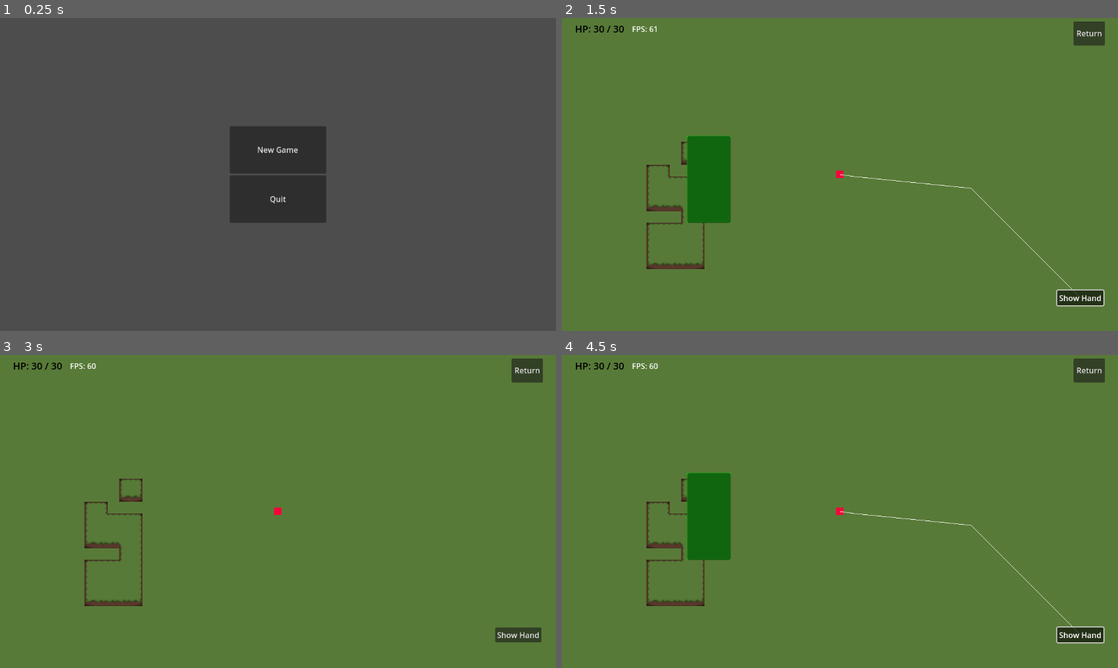
Above: before the commit, frames 1-4 (two rows, left to right).
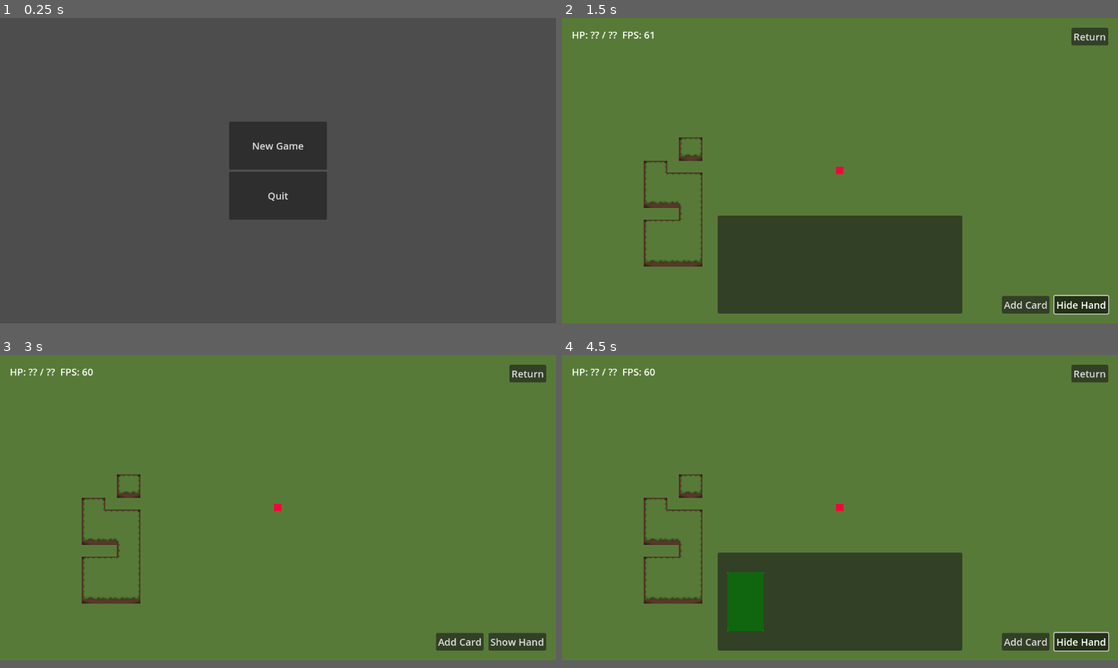
Above: after the commit, the same moments.

Repository: ftschirpke/wizards-and-warriors
Game: Godot game, scene res://scenes/menus/main_menu.tscn
Same seed, same stepped clock (60 frames per second), same inputs: the game is played once before the commit and once after it.
Inputs (mouse positions are in pixels of both pictures, inside the frame that each line leads up to):
- Up to frame 1 (0.25 s): no input
- Up to frame 2 (1.5 s): click "New Game" at 0.5 s; click "Show Hand" at 1.25 s
- Up to frame 3 (3 s): click "Return" at 2 s; click "New Game" at 2.75 s
- Up to frame 4 (4.5 s): click (1023, 649) at 3.5 s, where only the run after the commit has a clickable "Add Card"; click "Show Hand" at 4.25 s
In our replay, the window is 800x450 before the commit and 800x439 after it. These sizes can differ from the game's own. Grey fills any space a smaller window leaves; there, only what the larger window draws over its background counts as a difference.

The runs differ from the first frame. In frame 1, 0.8% of the frame differs, in the area x 41-59%, y 33-66%; in frame 2, 19%; in frame 3, 2.8%; in frame 4, 19%, in the area x 1-99%, y 1-95%.
Error after the commit: Parse Error: Class "PlayerChar" hides a global script class. (res://game_elements/characters/player.gd:2)

Commit message:
refactor: improve UI structure

Diff:
--- a/assets/main_menu_theme.tres
+++ /dev/null
@@ -1,3 +0,0 @@
-[gd_resource type="Theme" format=3 uid="uid://7mlqn3uyekwk"]
-
-[resource]
--- a/assets/main_theme.tres
+++ b/assets/main_theme.tres
@@ -1,3 +1,9 @@
 [gd_resource type="Theme" format=3 uid="uid://btp8qjf63v84o"]
 
 [resource]
+default_font_size = 20
+HBoxContainer/constants/separation = 10
+MarginContainer/constants/margin_bottom = 20
+MarginContainer/constants/margin_left = 20
+MarginContainer/constants/margin_right = 20
+MarginContainer/constants/margin_top = 20
--- a/game_elements/cards/Green_card.gd
+++ b/game_elements/cards/Green_card.gd
@@ -2,8 +2,8 @@
 
 # Called when the node enters the scene tree for the first time.
 func _ready():
-	pass  # Replace with function body.
+    pass  # Replace with function body.
 
 # Called every frame. 'delta' is the elapsed time since the previous frame.
 func _process(delta):
-	pass
+    pass
--- a/game_elements/cards/card.gd
+++ b/game_elements/cards/card.gd
@@ -1,33 +1,31 @@
-extends Node2D
+extends Control
 class_name playing_card
 
 # define default values
 var card_location_origin: Vector2
+var mouse_offset: Vector2
 var dragged: bool = false
 
-@onready var color_rect: ColorRect = $Card_Color
-@onready var card_button: Button = $Card_Button
+@onready var color_rect: ColorRect = $CardColor
+@onready var card_button: Button = $CardButton
 
-@export var card_location: Vector2
 @export var card_color: Color
 @export var card_size: Vector2
 @export var card_attribute: int
 
 func _ready() -> void:
-	self.position = card_location
-	card_location_origin = card_location
-	color_rect.color = card_color
-	card_button.size = card_size
-	color_rect.size = card_size
+    self.custom_minimum_size = card_size
+    color_rect.color = card_color
 
 func _physics_process(_delta) -> void:
-	if dragged:
-		self.position = get_global_mouse_position()
-	else:
-		self.position = card_location_origin
+    if dragged:
+        self.global_position = get_global_mouse_position() - mouse_offset
 
 func _on_card_button_button_down() -> void:
-	dragged = true
+    card_location_origin = self.global_position
+    mouse_offset = get_local_mouse_position()
+    dragged = true
 
 func _on_card_button_button_up() -> void:
-	dragged = false
+    dragged = false
+    self.global_position = card_location_origin
--- a/game_elements/cards/card_attack.gd
+++ b/game_elements/cards/card_attack.gd
@@ -1,12 +1,12 @@
 extends Node2D
 
 func playcard(character: CharacterBody2D) -> void:
-	pass
+    pass
 
 # Called when the node enters the scene tree for the first time.
 func _ready():
-	pass  # Replace with function body.
+    pass  # Replace with function body.
 
 # Called every frame. 'delta' is the elapsed time since the previous frame.
 func _process(delta):
-	pass
+    pass
--- a/game_elements/cards/color_card.gd
+++ b/game_elements/cards/color_card.gd
@@ -6,14 +6,14 @@
 var hex_color: int
 
 func _init(spawn_loc = Vector2(0, 0), hex_color = 004800) -> void:
-	var color = Color.hex(hex_color)
-	set_modulate(color)
-	position = spawn_loc
+    var color = Color.hex(hex_color)
+    set_modulate(color)
+    position = spawn_loc
 
 # Called when the node enters the scene tree for the first time.
 func _ready():
-	pass  # Replace with function body.
+    pass  # Replace with function body.
 
 # Called every frame. 'delta' is the elapsed time since the previous frame.
 func _process(delta):
-	pass
+    pass
--- a/game_elements/cards/deck.gd
+++ b/game_elements/cards/deck.gd
@@ -3,4 +3,4 @@
 var deck: Array = []
 
 func _ready():
-	deck.append(5)
+    deck.append(5)
--- a/game_elements/cards/playing_card.tscn
+++ b/game_elements/cards/playing_card.tscn
@@ -2,22 +2,30 @@
 
 [ext_resource type="Script" path="res://game_elements/cards/card.gd" id="1_86mfu"]
 
-[node name="card" type="Node2D"]
-top_level = true
-z_index = 2
+[node name="Card" type="MarginContainer"]
+anchors_preset = 4
+anchor_top = 0.5
+anchor_bottom = 0.5
+offset_top = -368.0
+offset_right = 74.0
+offset_bottom = -248.0
+grow_vertical = 2
+size_flags_horizontal = 0
+size_flags_vertical = 4
+theme_override_constants/margin_left = 0
+theme_override_constants/margin_top = 0
+theme_override_constants/margin_right = 0
+theme_override_constants/margin_bottom = 0
 script = ExtResource("1_86mfu")
-card_location = Vector2(200, 200)
 card_color = Color(0.0117647, 0.854902, 0, 1)
-card_size = Vector2(60, 120)
+card_size = Vector2(74, 120)
 
-[node name="Card_Color" type="ColorRect" parent="."]
-offset_right = 40.0
-offset_bottom = 60.0
+[node name="CardColor" type="ColorRect" parent="."]
+layout_mode = 2
 color = Color(0.215686, 0.568627, 0.211765, 1)
 
-[node name="Card_Button" type="Button" parent="."]
-offset_right = 40.0
-offset_bottom = 60.0
+[node name="CardButton" type="Button" parent="."]
+layout_mode = 2
 
-[connection signal="button_down" from="Card_Button" to="." method="_on_card_button_button_down"]
-[connection signal="button_up" from="Card_Button" to="." method="_on_card_button_button_up"]
+[connection signal="button_down" from="CardButton" to="." method="_on_card_button_button_down"]
+[connection signal="button_up" from="CardButton" to="." method="_on_card_button_button_up"]
--- a/game_elements/characters/Player.gd
+++ b/game_elements/characters/Player.gd
@@ -15,41 +15,48 @@
 var move: bool = false
 
 var char_speedtemp: int
-var hp_current: int = HP_MAX
+var hp_current: int:
+    set(value):
+        emit_signal("hp_changed", value, HP_MAX)
+
+signal hp_changed(new_hp: int, max_hp: int)
+
+func _ready() -> void:
+    hp_current = HP_MAX
 
 func _physics_process(delta: float) -> void:
-	var dir = to_local(nav_agent.get_next_path_position()).normalized()
-	velocity = dir * SPEED * delta * 50
-	if (position - target_loc).length() <= (velocity * delta).length() and move:
-		move = false
-		position = target_loc
-	elif char_speedtemp == 0:
-		move = false
+    var dir = to_local(nav_agent.get_next_path_position()).normalized()
+    velocity = dir * SPEED * delta * 50
+    if (position - target_loc).length() <= (velocity * delta).length() and move:
+        move = false
+        position = target_loc
+    elif char_speedtemp == 0:
+        move = false
 
-	if move:
-		move_and_slide()
+    if move:
+        move_and_slide()
 
 func getpath() -> void:
-	nav_agent.target_position = target_loc
-	move = false
+    nav_agent.target_position = target_loc
+    move = false
 
 func _input(event):
-	if event is InputEventMouseButton:
-		if event.button_index == MOUSE_BUTTON_LEFT and event.pressed:
-			target_loc = get_global_mouse_position()
-			getpath()
+    if event is InputEventMouseButton:
+        if event.button_index == MOUSE_BUTTON_LEFT and event.pressed:
+            target_loc = get_global_mouse_position()
+            getpath()
 
-		if event.button_index == MOUSE_BUTTON_RIGHT and event.pressed:
-			move = true
-			char_speedtemp = CHAR_SPEED
-			timer.start()
+        if event.button_index == MOUSE_BUTTON_RIGHT and event.pressed:
+            move = true
+            char_speedtemp = CHAR_SPEED
+            timer.start()
 
 func _on_timer_timeout():
-	if move:
-		char_speedtemp = char_speedtemp - 1
-		print(char_speedtemp)
-		if char_speedtemp == 0:
-			timer.stop()
+    if move:
+        char_speedtemp = char_speedtemp - 1
+        print(char_speedtemp)
+        if char_speedtemp == 0:
+            timer.stop()
 
 func attack() -> void:
-	pass
+    pass
--- a/game_elements/characters/player.tscn
+++ b/game_elements/characters/player.tscn
@@ -1,6 +1,6 @@
 [gd_scene load_steps=7 format=3 uid="uid://ql5e7ago64mp"]
 
-[ext_resource type="Script" path="res://game_elements/characters/Player.gd" id="1_igckq"]
+[ext_resource type="Script" path="res://game_elements/characters/player.gd" id="1_c6pqy"]
 [ext_resource type="Script" path="res://game_elements/cards/deck.gd" id="2_edw7o"]
 
 [sub_resource type="CircleShape2D" id="CircleShape2D_wiv65"]
@@ -27,12 +27,12 @@
 motion_mode = 1
 wall_min_slide_angle = 0.0
 safe_margin = 0.5
-script = ExtResource("1_igckq")
+script = ExtResource("1_c6pqy")
 
-[node name="Player_hitbox" type="CollisionShape2D" parent="."]
+[node name="PlayerHitbox" type="CollisionShape2D" parent="."]
 shape = SubResource("CircleShape2D_wiv65")
 
-[node name="AnimatedSprite2D" type="AnimatedSprite2D" parent="."]
+[node name="PlayerSprite" type="AnimatedSprite2D" parent="."]
 sprite_frames = SubResource("SpriteFrames_rw2qt")
 animation = &"block"
 
--- a/game_elements/characters/player_camera.tscn
+++ b/game_elements/characters/player_camera.tscn
@@ -1,6 +1,6 @@
 [gd_scene load_steps=7 format=3 uid="uid://diqki73apbed8"]
 
-[ext_resource type="Script" path="res://game_elements/characters/Player.gd" id="1_ivkme"]
+[ext_resource type="Script" path="res://game_elements/characters/player.gd" id="1_ivkme"]
 [ext_resource type="Script" path="res://game_elements/cards/deck.gd" id="2_voe4d"]
 
 [sub_resource type="CircleShape2D" id="CircleShape2D_wiv65"]
--- a/project.godot
+++ b/project.godot
@@ -17,4 +17,6 @@
 
 [display]
 
+window/size/viewport_width=1136
+window/size/viewport_height=624
 window/stretch/mode="viewport"
--- /dev/null
+++ b/scenes/levels/ShowHandButton.gd
@@ -0,0 +1,4 @@
+extends Button
+
+func _on_toggled(button_just_pressed: bool) -> void:
+    text = "Hide Hand" if button_just_pressed else "Show Hand"
--- a/scenes/levels/prototype_level.gd
+++ b/scenes/levels/prototype_level.gd
@@ -1,10 +1,15 @@
 extends Node2D
-var playing_card_scene := preload("res://game_elements/cards/playing_card.tscn")
+var playing_card_scene := load("res://game_elements/cards/playing_card.tscn")
 
-func _on_button_pressed():
-	get_tree().change_scene_to_file("res://scenes/menus/main_menu.tscn")
+@onready var deck_ui := $UIOverlay/UIMargin/DeckUI
+@onready var deck_node := $UIOverlay/UIMargin/DeckUI/DeckPanelMargin/DeckHolder
 
-func _on_show_cards_toggled(button_pressed):
-	if button_pressed:
-		var new_card: playing_card = playing_card_scene.instantiate() as playing_card
-		add_child(new_card)
+func _ready() -> void:
+    deck_ui.visible = false
+
+func _on_show_hand_button_toggled(button_pressed: bool) -> void:
+    deck_ui.visible = button_pressed
+
+func _on_add_card_button_pressed() -> void:
+    var new_card: playing_card = playing_card_scene.instantiate() as playing_card
+    deck_node.add_child(new_card)
--- a/scenes/levels/prototype_level.tscn
+++ b/scenes/levels/prototype_level.tscn
@@ -1,10 +1,13 @@
-[gd_scene load_steps=17 format=3 uid="uid://co6m41wl2bq2l"]
+[gd_scene load_steps=20 format=3 uid="uid://co6m41wl2bq2l"]
 
 [ext_resource type="Script" path="res://scenes/levels/prototype_level.gd" id="1_5luj8"]
 [ext_resource type="Texture2D" uid="uid://ccuyqb5qr1h4e" path="res://assets/forest_tile_set/ground.png" id="2_1rbrp"]
 [ext_resource type="PackedScene" uid="uid://ql5e7ago64mp" path="res://game_elements/characters/player.tscn" id="3_1xspw"]
 [ext_resource type="Script" path="res://ui_elements/hp_label.gd" id="5_athav"]
 [ext_resource type="Script" path="res://ui_elements/fps_label.gd" id="6_ij6fr"]
+[ext_resource type="Theme" uid="uid://btp8qjf63v84o" path="res://assets/main_theme.tres" id="6_mj1ai"]
+[ext_resource type="PackedScene" uid="uid://cgiy7wi5v62b" path="res://ui_elements/buttons/scene_transition_button.tscn" id="7_yasgb"]
+[ext_resource type="Script" path="res://scenes/levels/ShowHandButton.gd" id="8_w4hle"]
 
 [sub_resource type="NavigationPolygon" id="NavigationPolygon_uqgym"]
 vertices = PackedVector2Array(8, -4.25, 8, 8, -4.3125, 8, -4.1875, -4.375)
@@ -223,7 +226,7 @@
 navigation_layer_0/layers = 1
 sources/0 = SubResource("TileSetAtlasSource_hovup")
 
-[node name="Node2D" type="Node2D"]
+[node name="Level" type="Node2D"]
 script = ExtResource("1_5luj8")
 
 [node name="TileMap" type="TileMap" parent="."]
@@ -237,9 +240,6 @@
 
 [node name="RemoteTransform2D" type="RemoteTransform2D" parent="Player"]
 remote_path = NodePath("../../Camera2D")
-
-[node name="card_list" type="Node2D" parent="."]
-position = Vector2(9, 37)
 
 [node name="Camera2D" type="Camera2D" parent="."]
 position = Vector2(411, 253)
@@ -249,41 +249,79 @@
 limit_right = 1136
 limit_bottom = 624
 
-[node name="Player UI" type="CanvasLayer" parent="."]
-
-[node name="HPbar" type="Label" parent="Player UI"]
-offset_left = 27.0
-offset_top = 8.0
-offset_right = 67.0
-offset_bottom = 36.0
-theme_override_colors/font_color = Color(0, 0, 0, 1)
-theme_override_font_sizes/font_size = 20
+[node name="UIOverlay" type="CanvasLayer" parent="."]
+
+[node name="UIMargin" type="MarginContainer" parent="UIOverlay"]
+anchors_preset = 15
+anchor_right = 1.0
+anchor_bottom = 1.0
+grow_horizontal = 2
+grow_vertical = 2
+theme = ExtResource("6_mj1ai")
+
+[node name="UIHeaderLeft" type="HBoxContainer" parent="UIOverlay/UIMargin"]
+custom_minimum_size = Vector2(50, 0)
+layout_mode = 2
+size_flags_horizontal = 0
+size_flags_vertical = 0
+
+[node name="HPlabel" type="Label" parent="UIOverlay/UIMargin/UIHeaderLeft"]
+layout_mode = 2
+text = "HP: ?? / ??"
 script = ExtResource("5_athav")
-
-[node name="Show_cards" type="Button" parent="Player UI"]
-offset_left = 1026.0
-offset_top = 564.0
-offset_right = 1122.0
-offset_bottom = 595.0
+metadata/_edit_use_anchors_ = true
+
+[node name="FPSlabel" type="Label" parent="UIOverlay/UIMargin/UIHeaderLeft"]
+custom_minimum_size = Vector2(50, 0)
+layout_mode = 2
+text = "FPS: ??"
+script = ExtResource("6_ij6fr")
+metadata/_edit_use_anchors_ = true
+
+[node name="UIHeaderRight" type="HBoxContainer" parent="UIOverlay/UIMargin"]
+layout_mode = 2
+size_flags_horizontal = 8
+size_flags_vertical = 0
+
+[node name="MainMenuButton" parent="UIOverlay/UIMargin/UIHeaderRight" instance=ExtResource("7_yasgb")]
+layout_mode = 2
+text = "Return"
+scene_path = "res://scenes/menus/main_menu.tscn"
+
+[node name="DeckUI" type="PanelContainer" parent="UIOverlay/UIMargin"]
+custom_minimum_size = Vector2(500, 200)
+layout_mode = 2
+size_flags_horizontal = 4
+size_flags_vertical = 8
+
+[node name="DeckPanelMargin" type="MarginContainer" parent="UIOverlay/UIMargin/DeckUI"]
+layout_mode = 2
+
+[node name="DeckHolder" type="HBoxContainer" parent="UIOverlay/UIMargin/DeckUI/DeckPanelMargin"]
+layout_mode = 2
+
+[node name="UIFooterLeft" type="HBoxContainer" parent="UIOverlay/UIMargin"]
+layout_mode = 2
+size_flags_horizontal = 0
+size_flags_vertical = 8
+
+[node name="UIFooterRight" type="HBoxContainer" parent="UIOverlay/UIMargin"]
+layout_mode = 2
+size_flags_horizontal = 8
+size_flags_vertical = 8
+
+[node name="AddCardButton" type="Button" parent="UIOverlay/UIMargin/UIFooterRight"]
+layout_mode = 2
+text = "Add Card"
+
+[node name="ShowHandButton" type="Button" parent="UIOverlay/UIMargin/UIFooterRight"]
+layout_mode = 2
 toggle_mode = true
 text = "Show Hand"
-
-[node name="Game_UI" type="CanvasLayer" parent="."]
-
-[node name="Return" type="Button" parent="Game_UI"]
-offset_left = 1060.0
-offset_top = 7.0
-offset_right = 1125.0
-offset_bottom = 57.0
-text = "Return"
+script = ExtResource("8_w4hle")
 metadata/_edit_use_anchors_ = true
 
-[node name="FPS" type="Label" parent="Game_UI"]
-offset_left = 145.0
-offset_top = 11.0
-offset_right = 185.0
-offset_bottom = 34.0
-script = ExtResource("6_ij6fr")
-
-[connection signal="toggled" from="Player UI/Show_cards" to="." method="_on_show_cards_toggled"]
-[connection signal="pressed" from="Game_UI/Return" to="." method="_on_button_pressed"]
+[connection signal="hp_changed" from="Player" to="UIOverlay/UIMargin/UIHeaderLeft/HPlabel" method="_on_player_hp_changed"]
+[connection signal="pressed" from="UIOverlay/UIMargin/UIFooterRight/AddCardButton" to="." method="_on_add_card_button_pressed"]
+[connection signal="toggled" from="UIOverlay/UIMargin/UIFooterRight/ShowHandButton" to="." method="_on_show_hand_button_toggled"]
+[connection signal="toggled" from="UIOverlay/UIMargin/UIFooterRight/ShowHandButton" to="UIOverlay/UIMargin/UIFooterRight/ShowHandButton" method="_on_toggled"]
--- a/scenes/menus/main_menu.gd
+++ /dev/null
@@ -1 +0,0 @@
-extends MarginContainer
--- a/scenes/menus/main_menu.tscn
+++ b/scenes/menus/main_menu.tscn
@@ -1,9 +1,8 @@
-[gd_scene load_steps=5 format=3 uid="uid://cjqqbatadariy"]
+[gd_scene load_steps=4 format=3 uid="uid://cjqqbatadariy"]
 
 [ext_resource type="Theme" uid="uid://btp8qjf63v84o" path="res://assets/main_theme.tres" id="1_3txcl"]
-[ext_resource type="PackedScene" uid="uid://cgiy7wi5v62b" path="res://ui_elements/buttons/scene_transition_button.tscn" id="3_vqpee"]
-[ext_resource type="PackedScene" uid="uid://co6m41wl2bq2l" path="res://scenes/levels/prototype_level.tscn" id="4_cu50h"]
-[ext_resource type="PackedScene" uid="uid://dk251vjujpgje" path="res://ui_elements/buttons/quit_button.tscn" id="5_awvpw"]
+[ext_resource type="PackedScene" uid="uid://dk251vjujpgje" path="res://ui_elements/buttons/quit_button.tscn" id="2_mvnti"]
+[ext_resource type="PackedScene" uid="uid://cgiy7wi5v62b" path="res://ui_elements/buttons/scene_transition_button.tscn" id="2_v20ja"]
 
 [node name="MainMenu" type="MarginContainer"]
 anchors_preset = 15
@@ -25,11 +24,11 @@
 size_flags_vertical = 4
 alignment = 1
 
-[node name="StartButton" parent="MenuButtons" instance=ExtResource("3_vqpee")]
+[node name="PlayButton" parent="MenuButtons" instance=ExtResource("2_v20ja")]
 layout_mode = 2
 text = "New Game"
-scene = ExtResource("4_cu50h")
+scene_path = "res://scenes/levels/prototype_level.tscn"
 
-[node name="QuitButton" parent="MenuButtons" instance=ExtResource("5_awvpw")]
+[node name="QuitButton" parent="MenuButtons" instance=ExtResource("2_mvnti")]
 layout_mode = 2
 text = "Quit"
--- a/ui_elements/buttons/quit_button.gd
+++ b/ui_elements/buttons/quit_button.gd
@@ -1,4 +1,4 @@
 extends Button
 
 func _on_pressed() -> void:
-	get_tree().quit()
+    get_tree().quit()
--- a/ui_elements/buttons/scene_transition_button.gd
+++ b/ui_elements/buttons/scene_transition_button.gd
@@ -1,6 +1,6 @@
 extends Button
 
-@export var scene: PackedScene
+@export_file("*.tscn") var scene_path: String
 
 func _on_pressed() -> void:
-	get_tree().change_scene_to_packed(scene)
+    get_tree().change_scene_to_file(scene_path)
--- a/ui_elements/buttons/scene_transition_button.tscn
+++ b/ui_elements/buttons/scene_transition_button.tscn
@@ -2,7 +2,7 @@
 
 [ext_resource type="Script" path="res://ui_elements/buttons/scene_transition_button.gd" id="1_k346d"]
 
-[node name="scene_transition_button" type="Button"]
+[node name="SceneTransitionButton" type="Button"]
 offset_right = 8.0
 offset_bottom = 8.0
 size_flags_horizontal = 3
--- a/ui_elements/fps_label.gd
+++ b/ui_elements/fps_label.gd
@@ -1,4 +1,4 @@
 extends Label
 
 func _process(_delta):
-	text = "FPS: " + str(Performance.get_monitor(Performance.TIME_FPS))
+    text = "FPS: " + str(Performance.get_monitor(Performance.TIME_FPS))
--- a/ui_elements/hp_label.gd
+++ b/ui_elements/hp_label.gd
@@ -1,4 +1,4 @@
 extends Label
 
-func _process(_delta):
-	text = ("HP: " + str(get_node("../../Player").HP_MAX) + " / " + str(get_node("../../Player").hp_current))
+func _on_player_hp_changed(hp_current: int, hp_max) -> void:
+    text = "HP: {hp_current} / {hp_max}".format({"hp_current": hp_current, "hp_max": hp_max})
